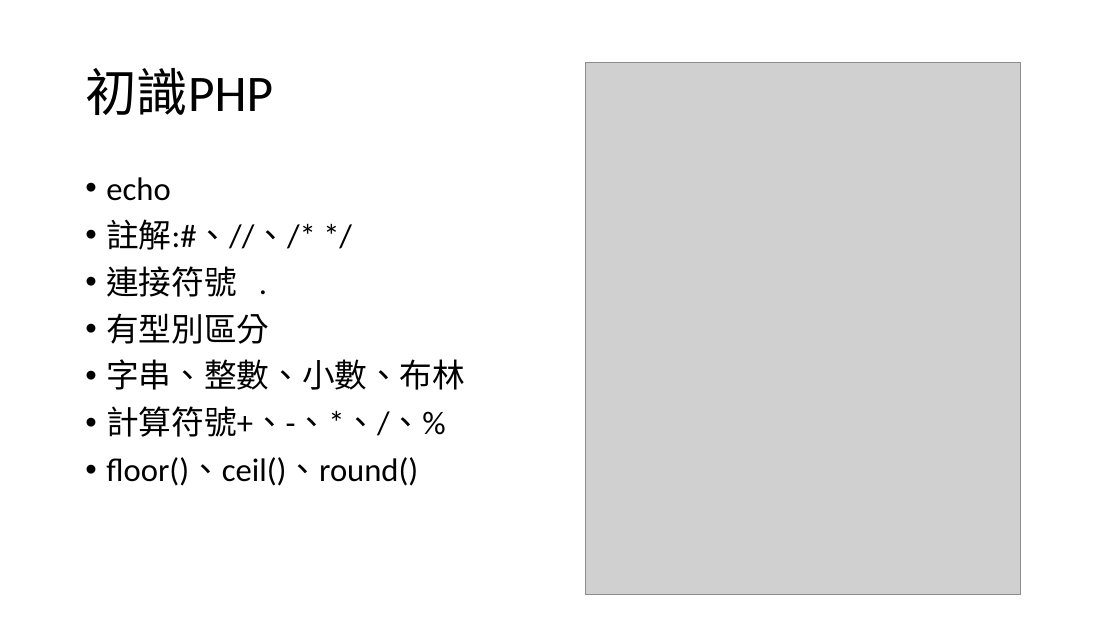
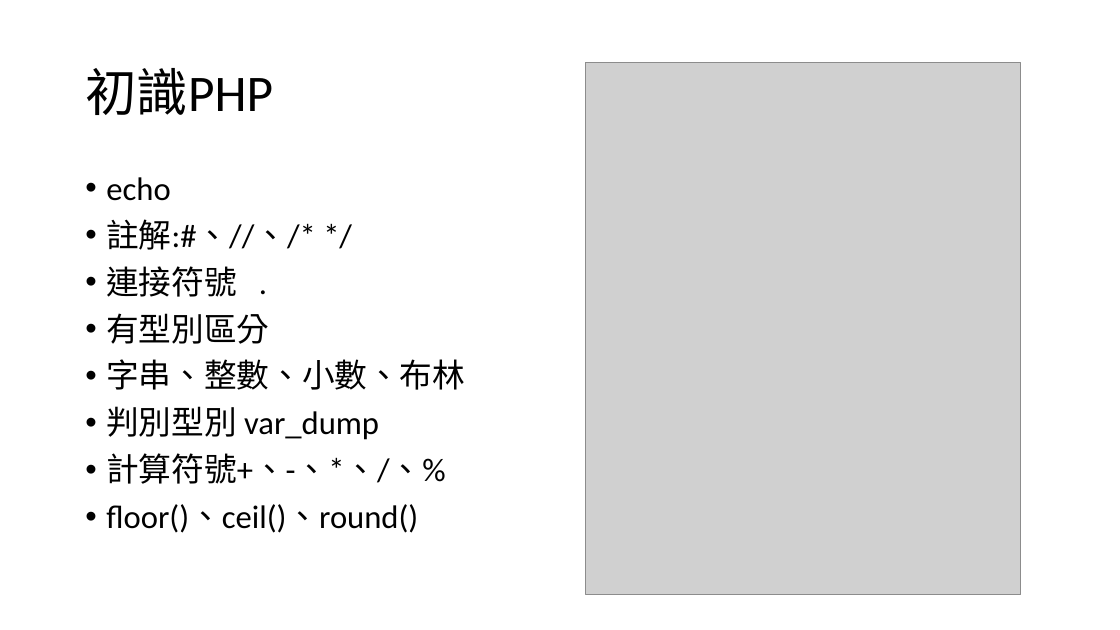
Before and after one commit to choco2001/ppt, a slide deck: slide 3 of php.pptx. Drawn at 1120x630 pixels with LibreOffice and Linux fonts; fonts in the diff are those of the drawing; grey boxes stand for pictures. Boxes give left, top, right and bottom in pixels: in the first picture for what was removed or moved away, otherwise in the second. Text is boxed around its words. In the diff, an @@ line names an element or a change of style, - is before the commit and + after.

```diff
--- a/php.pptx
+++ b/php.pptx
@@ text at bbox=[106, 406, 379, 440]: paragraph added @@
+• 判別型別 var_dump
```
Also in this commit, not shown: 1 other slide changed, 2 slides added.
